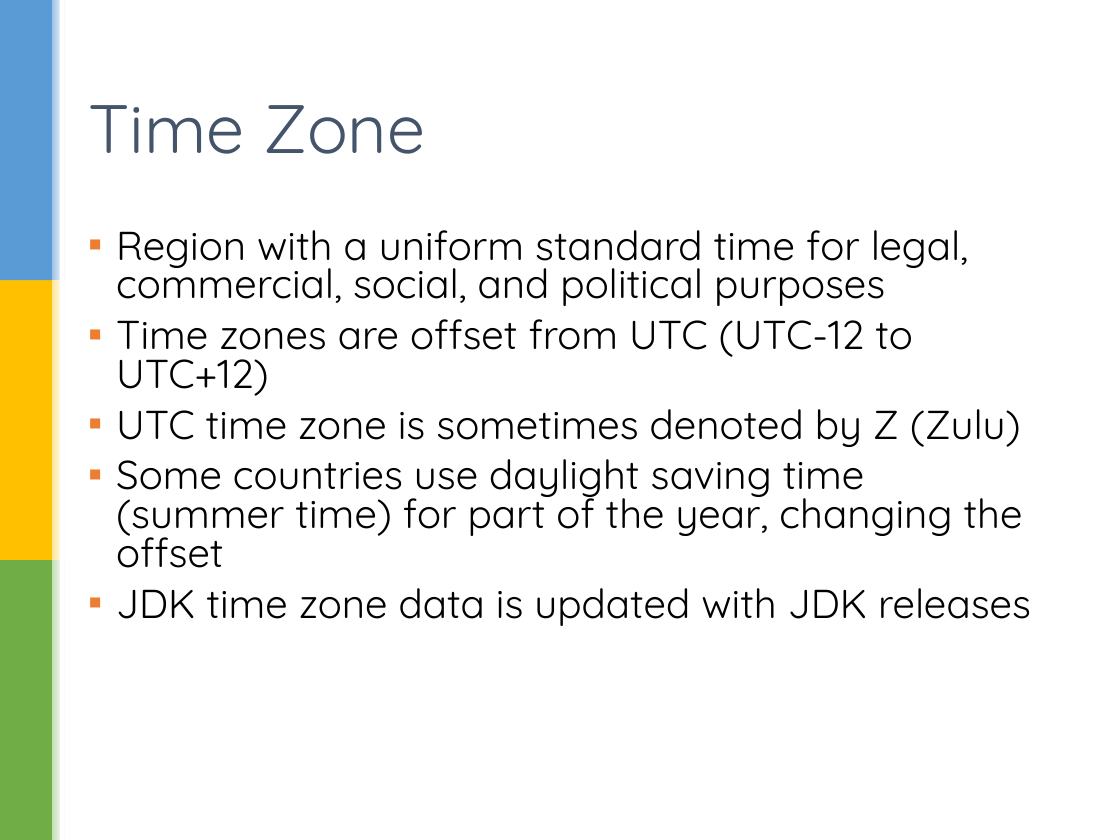
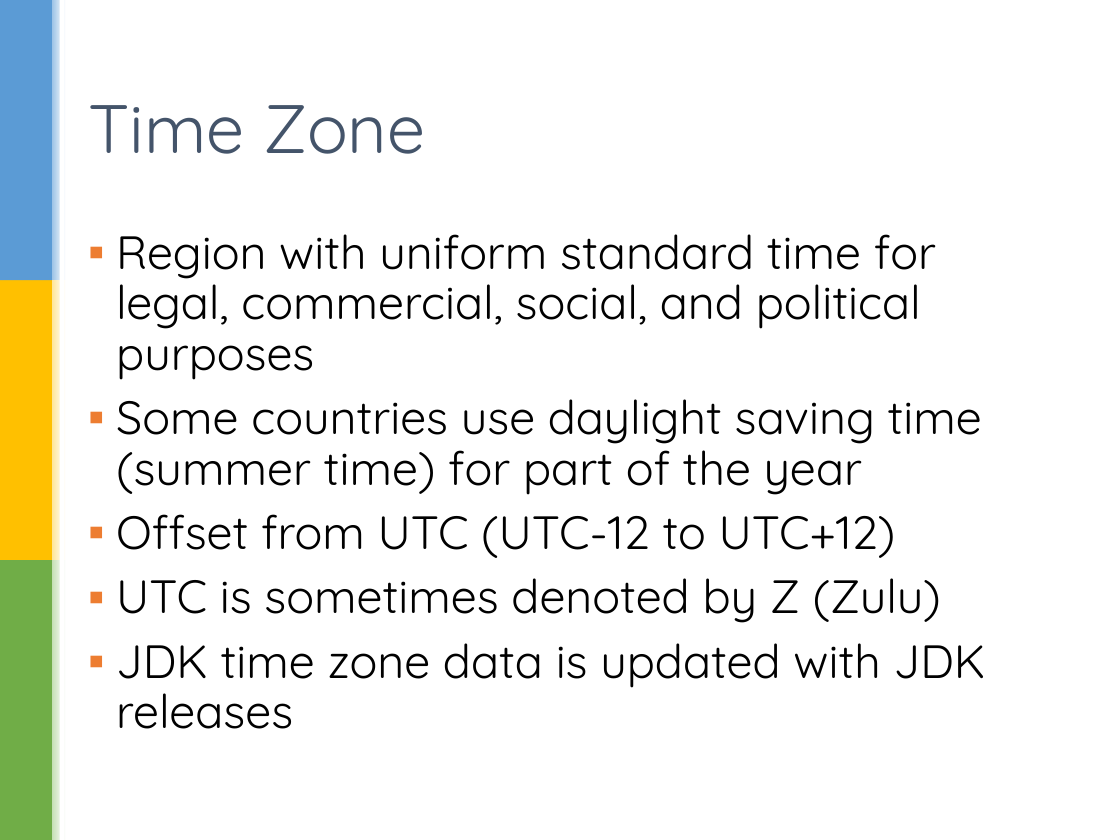
Before and after one commit to sualeh/make-a-date, a slide deck: slide 26 of Java 8 Date and Time API.pptx (slide 28 before the commit). Drawn at 1120x840 pixels with LibreOffice and Linux fonts; fonts in the diff are those of the drawing; background and template pictures are left out. Boxes give left, top, right and bottom in pixels: in the first picture for what was removed or moved away, otherwise in the second. Text is boxed around its words. In the diff, an @@ line names an element or a change of style, - is before the commit and + after.

Commit message:
Formatting and editing

```diff
--- a/Java 8 Date and Time API.pptx
+++ b/Java 8 Date and Time API.pptx
@@ text at bbox=[116, 234, 982, 623]: text changed; size 25.9 to 30 pt @@
-▪ Region with a uniform standard time for legal, commercial, social, and political purposes
-▪ Time zones are offset from UTC (UTC-12 to UTC+12)
-▪ UTC time zone is sometimes denoted by Z (Zulu)
-▪ Some countries use daylight saving time (summer time) for part of the year, changing the offset
+▪ Region with uniform standard time for legal, commercial, social, and political purposes
+▪ Some countries use daylight saving time (summer time) for part of the year
+▪ Offset from UTC (UTC-12 to UTC+12)
+▪ UTC is sometimes denoted by Z (Zulu)
@@ text at bbox=[116, 643, 986, 729]: size 25.9 to 30 pt in "JDK time zone data is updated with ..."; line spacing 0.8 to 0.9; more space between paragraphs @@
```
Also in this commit, not shown: 23 other slides changed.
